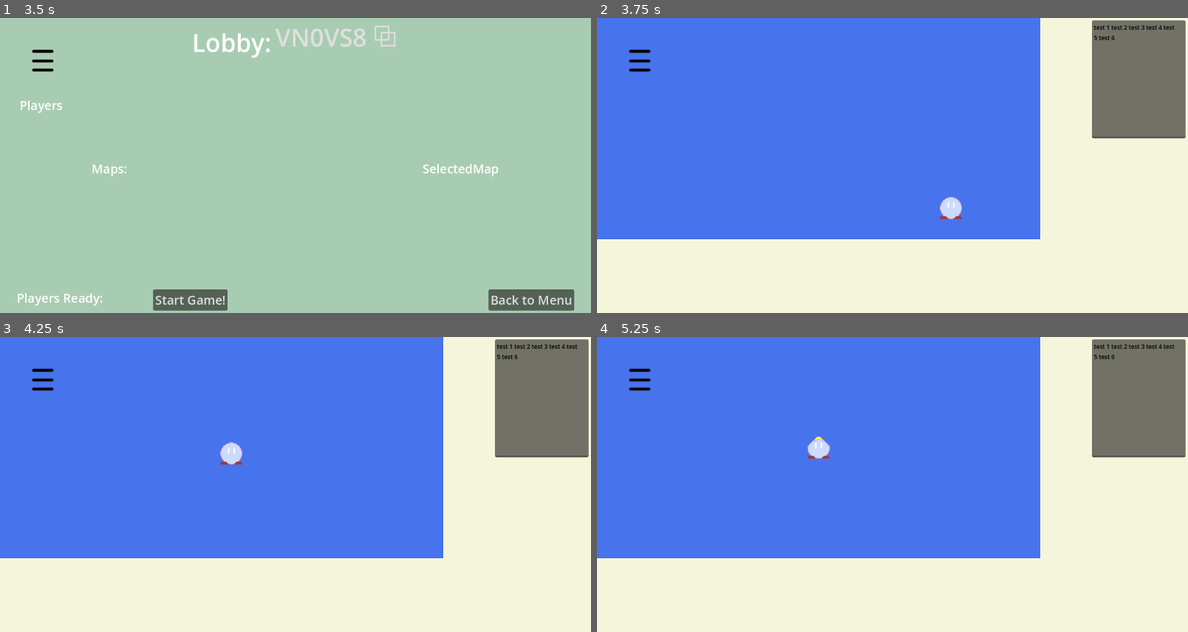
Above: before the commit, frames 1-4 (two rows, left to right).
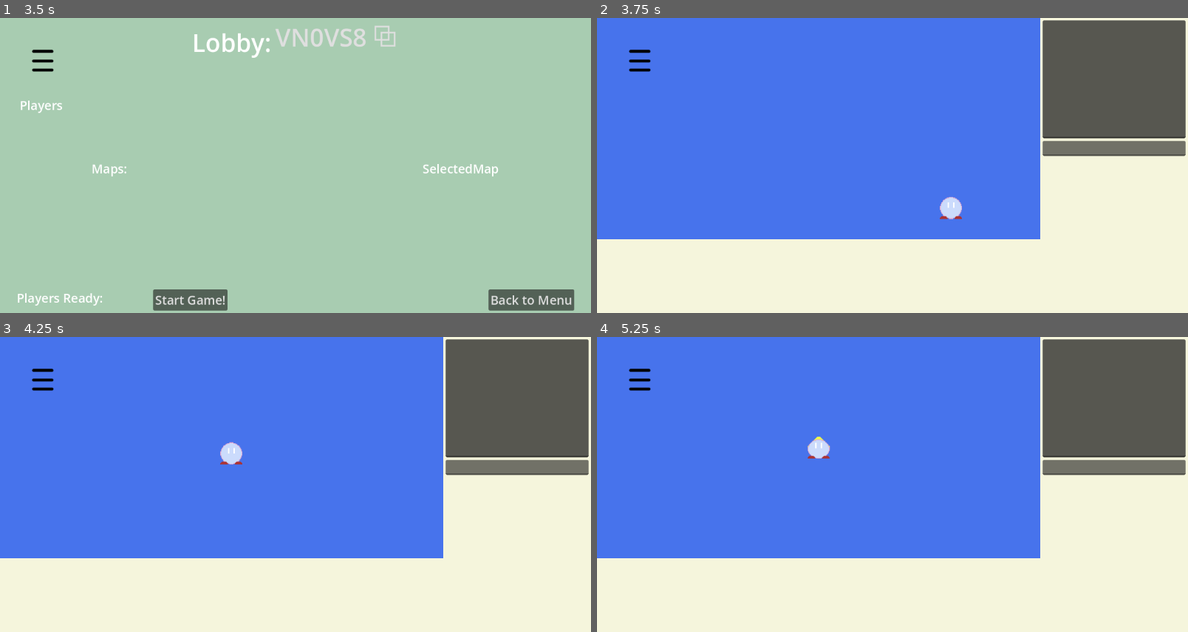
Above: after the commit, the same moments.

Repository: Collyz/Foragers
Game: Godot game, scene res://scenes/scene_controller_node.tscn
Two runs of this game, one before a commit and one after it. Both use one fixed random seed, a clock stepped at 60 frames per second and the inputs below.
Inputs (mouse positions are in pixels of both pictures, inside the frame that each line leads up to):
- Up to frame 1 (3.5 s): click "Join Game" at 0.5 s; click (354, 153) at 1.27 s; type "12" at 1.35 s; click "Back to Menu" at 2 s; click "Host Game" at 2.75 s
- Up to frame 2 (3.75 s): click "Start Game!" at 3.5 s
- Up to frame 3 (4.25 s): no input
- Up to frame 4 (5.25 s): click (638, 378) at 4.25 s; click "Resume" at 5 s

Frame 1 is identical in both runs. In frame 2, 11% of the frame differs, in the area x 75-100%, y 0-47%; in frame 3, 11%; in frame 4, 11%.

Commit message:
Local host shared messaging

Diff:
--- a/foragers/scenes/game_scene.tscn
+++ b/foragers/scenes/game_scene.tscn
@@ -1,13 +1,8 @@
-[gd_scene load_steps=5 format=3 uid="uid://dgw63hsybqj3u"]
+[gd_scene load_steps=4 format=3 uid="uid://dgw63hsybqj3u"]
 
 [ext_resource type="Script" uid="uid://clrvk7x6lxtiw" path="res://scripts/scene_scripts/game_scene.gd" id="1_ycayy"]
 [ext_resource type="Script" uid="uid://beux00cohix03" path="res://scripts/scene_scripts/board_camera.gd" id="2_bw6k5"]
 [ext_resource type="PackedScene" uid="uid://dnimkygvmidpk" path="res://setting_interface_scenes/settings_visual_button.tscn" id="3_y3j0m"]
-
-[sub_resource type="SceneReplicationConfig" id="SceneReplicationConfig_ycayy"]
-properties/0/path = NodePath("SubViewportContainerSides/SideViewport/TextEdit:text")
-properties/0/spawn = true
-properties/0/replication_mode = 1
 
 [node name="Game" type="Control"]
 layout_mode = 3
@@ -31,12 +26,17 @@
 handle_input_locally = false
 render_target_update_mode = 4
 
-[node name="TextEdit" type="TextEdit" parent="SubViewportContainerSides/SideViewport"]
+[node name="MessageLineEdit" type="LineEdit" parent="SubViewportContainerSides/SideViewport"]
+offset_right = 60.5625
+offset_bottom = 31.0
+theme_override_font_sizes/font_size = 11
+
+[node name="MessageTextEdit" type="TextEdit" parent="SubViewportContainerSides/SideViewport"]
 offset_right = 8.0
 offset_bottom = 8.0
 theme_override_colors/font_color = Color(0, 0, 0, 1)
-theme_override_font_sizes/font_size = 12
-text = "test 1 test 2 test 3 test 4 test 5 test 6"
+theme_override_font_sizes/font_size = 11
+editable = false
 wrap_mode = 1
 
 [node name="BG" type="CanvasLayer" parent="SubViewportContainerSides/SideViewport"]
@@ -87,5 +87,5 @@
 _spawnable_scenes = PackedStringArray("uid://4vag6fpyg0a5")
 spawn_path = NodePath("../SubViewportContainerBoard/BoardSubViewport")
 
-[node name="MultiplayerSynchronizer" type="MultiplayerSynchronizer" parent="."]
-replication_config = SubResource("SceneReplicationConfig_ycayy")
+[connection signal="text_submitted" from="SubViewportContainerSides/SideViewport/MessageLineEdit" to="." method="_on_line_edit_text_submitted"]
+[connection signal="text_changed" from="SubViewportContainerSides/SideViewport/MessageTextEdit" to="." method="_on_text_edit_text_changed"]
--- a/foragers/scenes/scene_controller_node.tscn
+++ b/foragers/scenes/scene_controller_node.tscn
@@ -4,3 +4,7 @@
 
 [node name="SceneControllerNode" type="Node"]
 script = ExtResource("1_tgksc")
+
+[node name="MultiplayerSpawner" type="MultiplayerSpawner" parent="."]
+_spawnable_scenes = PackedStringArray("uid://dgw63hsybqj3u")
+spawn_path = NodePath("..")
--- a/foragers/scripts/scene_scripts/game_scene.gd
+++ b/foragers/scripts/scene_scripts/game_scene.gd
@@ -11,11 +11,13 @@
 	"CENTER" : BOARD_SIZE/2
 }
 
+
 # Scenes
 @onready var game_camera = $SubViewportContainerBoard/BoardSubViewport/BoardCamera
 @onready var game_viewport = $SubViewportContainerBoard/BoardSubViewport
 @onready var side_viewport = $SubViewportContainerSides/SideViewport
-@onready var message_box = $SubViewportContainerSides/SideViewport/TextEdit
+@onready var msg_box = $SubViewportContainerSides/SideViewport/MessageTextEdit
+@onready var msg_line = $SubViewportContainerSides/SideViewport/MessageLineEdit
 @onready var board_camera = $SubViewportContainerBoard/BoardSubViewport/BoardCamera
 @onready var border_checker = preload("res://border_checker.tscn")
 @onready var player = preload("res://filler.tscn")
@@ -25,10 +27,16 @@
 @onready var game_viewport_size = Vector2(window_size.x/8 * 6, window_size.y/8 * 6)
 @onready var side_viewport_size = Vector2(window_size.x, window_size.y) # UI Viewpoint
 @onready var msg_box_vals: Dictionary = { #msg box vals
-	"width" : (window_size.x/6) - 10,
+	"width" : (window_size.x/8 * 2) - 10,
 	"height" : (window_size.y/10) * 4,
-	"x_pos" : (window_size.x/6 * 5) + 5,
+	"x_pos" : game_viewport_size.x + 5,
 	"y_pos" : 5
+}
+@onready var msg_line_vals: Dictionary = {
+	"width" : msg_box_vals["width"],
+	"x_pos" : msg_box_vals["x_pos"],
+	"y_pos" : msg_box_vals["height"] + 10, # 31 is height of LineEdit, 5 is just some space between
+
 }
 
 #func _enter_tree() -> void:
@@ -44,11 +52,45 @@
 	game_viewport.size = game_viewport_size
 	side_viewport.size = side_viewport_size
 	# Setting message box width, height, x, y pos
-	message_box.position = Vector2() # Start at 0,0 then move it
-	message_box.size.x = msg_box_vals["width"]
-	message_box.size.y = msg_box_vals["height"]
-	message_box.position.x = msg_box_vals["x_pos"]
-	message_box.position.y = msg_box_vals["y_pos"]
+	msg_box.position = Vector2() # Start at 0,0 then move it
+	msg_box.size.x = msg_box_vals["width"]
+	msg_box.size.y = msg_box_vals["height"]
+	msg_box.position.x = msg_box_vals["x_pos"]
+	msg_box.position.y = msg_box_vals["y_pos"]
+
+	msg_line.size.x = msg_line_vals["width"]
+	msg_line.position.x = msg_line_vals["x_pos"]
+	msg_line.position.y = msg_line_vals["y_pos"]
+
+func _on_line_edit_text_submitted(new_text):
+	var peer_id = multiplayer.get_unique_id()
+	if new_text.strip_edges() != "":
+		msg_box.text += format_msg(new_text, peer_id)
+		_on_text_edit_text_changed()
+		msg_line.text = ""
+		msg_line.grab_focus()
+		scroll_to_bottom_msg_box()
+
+func _on_text_edit_text_changed():
+	var peer_id = multiplayer.get_unique_id()
+	var new_text = msg_line.text
+	msg_line.text = ""
+	msg_line.grab_focus()
+	rpc("receive_text_change", peer_id, new_text)
+	msg_line.grab_focus()
+
+@rpc("any_peer", "call_remote", "unreliable_ordered")
+func receive_text_change(peer_id: int, new_text: String):
+	var current_text = msg_box.text
+	if new_text.strip_edges() != "":
+		var formatted_text = format_msg(new_text, peer_id)
+		if current_text == "":
+			msg_box.text = formatted_text
+		else:
+			msg_box.text = current_text + formatted_text
+		scroll_to_bottom_msg_box()
+
+	msg_line.grab_focus()
 
 func spawn_player(peerID: String) -> void:
 	var temp_player: TempPlayer = player.instantiate()
@@ -56,7 +98,11 @@
 	temp_player.position = SPEC_BORDER_POS["CENTER"]
 	game_viewport.add_child(temp_player)
 
+func format_msg(msg: String, peer_id: int):
+	return "[Peer %d]: %s\n" % [peer_id, msg]
 
+func scroll_to_bottom_msg_box():
+	msg_box.scroll_vertical = msg_box.get_v_scroll_bar().max_value
 
 #func _input(event):
 	#if event is InputEventMouseButton and event.pressed and event.button_index == MOUSE_BUTTON_LEFT:
--- a/foragers/scripts/scene_scripts/join_lobby.gd
+++ b/foragers/scripts/scene_scripts/join_lobby.gd
@@ -16,5 +16,5 @@
 
 func _on_join_game_button_pressed() -> void:
 	parent.remove_child(self)
-	parent.scene_to_game()
+	#parent.scene_to_game()
 	parent.join_game()
